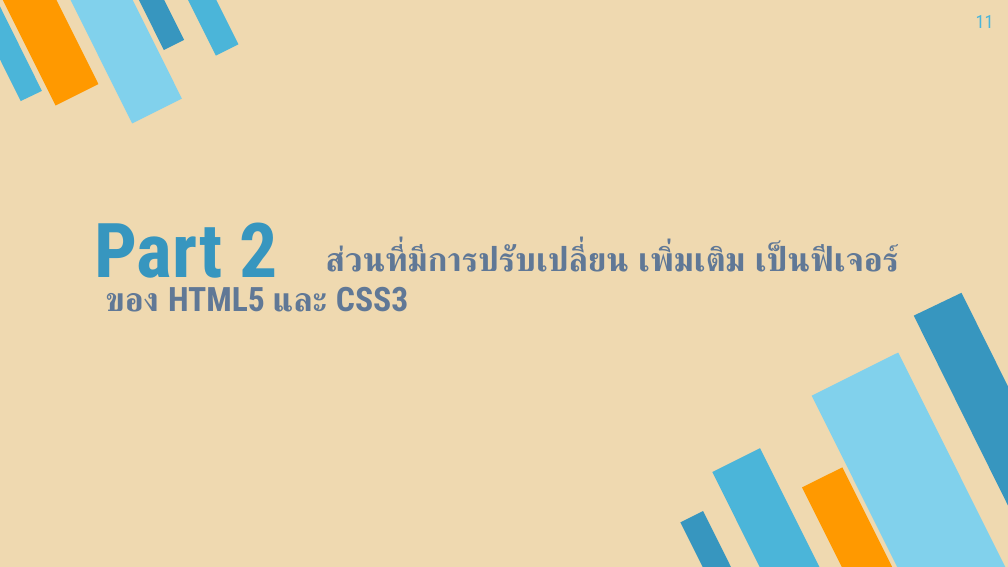
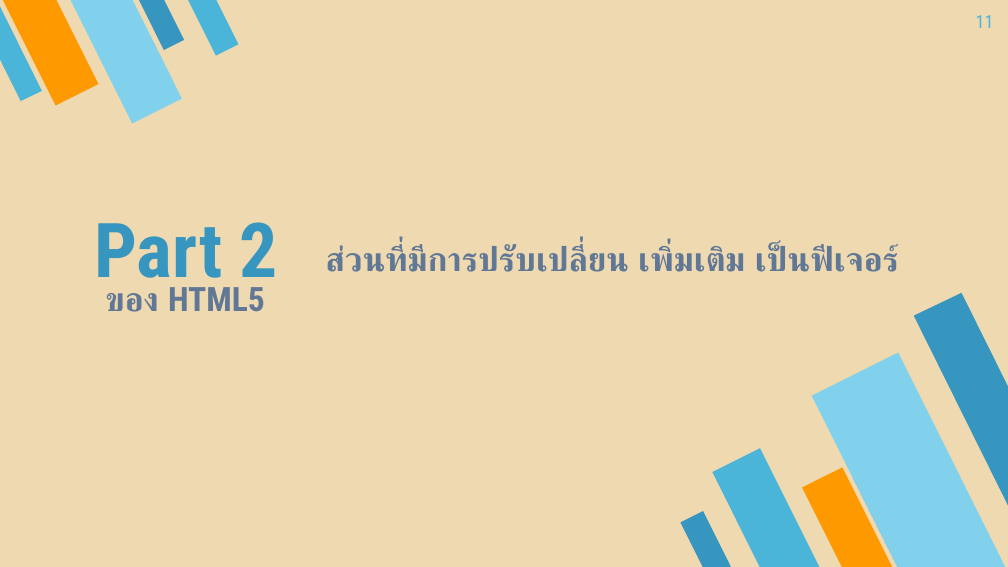
Before and after one commit to tinnakorn03/html5css3.code, a slide deck: slide 11 of file/HTML5.pptx. Drawn at 1008x567 pixels with LibreOffice and Linux fonts; fonts in the diff are those of the drawing. Boxes give left, top, right and bottom in pixels: in the first picture for what was removed or moved away, otherwise in the second. Text is boxed around its words. In the diff, an @@ line names an element or a change of style, - is before the commit and + after.

```diff
--- a/file/HTML5.pptx
+++ b/file/HTML5.pptx
@@ text at box(105, 245, 899, 312): text changed @@
-ส่วนที่มีการปรับเปลี่ยน เพิ่มเติม เป็นฟีเจอร์ของ HTML5 และ CSS3
+ส่วนที่มีการปรับเปลี่ยน เพิ่มเติม เป็นฟีเจอร์ของ HTML5
```
Also in this commit, not shown: 11 other slides changed, 8 other files.
